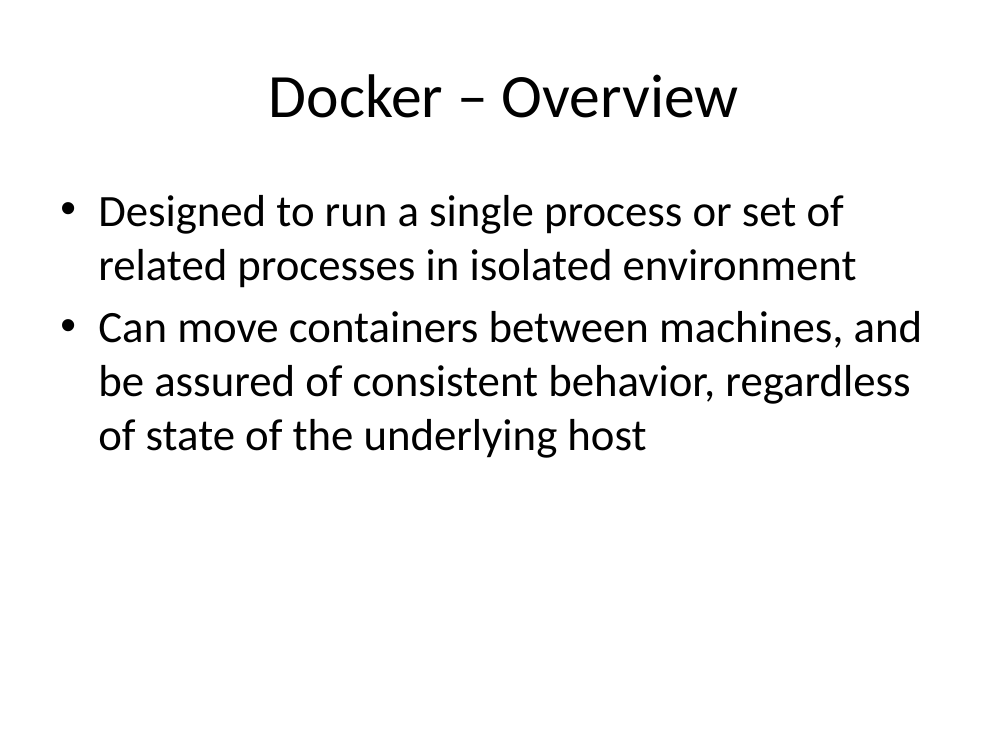
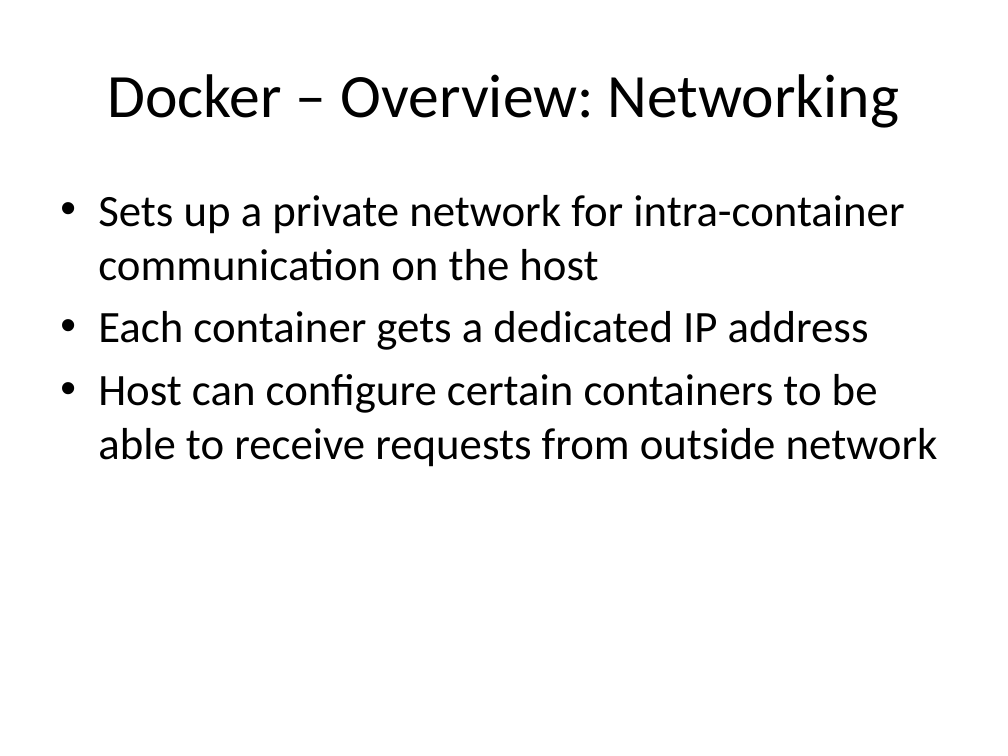
Before and after one commit to AndrewSwerlick/docker-talk, a slide deck: slide 9 of slides.pptx (slide 8 before the commit). Drawn at 1008x756 pixels with LibreOffice and Linux fonts; fonts in the diff are those of the drawing. Boxes give left, top, right and bottom in pixels: in the first picture for what was removed or moved away, otherwise in the second. Text is boxed around its words. In the diff, an @@ line names an element or a change of style, - is before the commit and + after.

Commit message:
adding better conclusion and better explanation of docker networking during the overview

```diff
--- a/slides.pptx
+++ b/slides.pptx
@@ title at [108, 74, 899, 128]: text changed @@
-Docker – Overview
+Docker – Overview: Networking
@@ text at [98, 195, 938, 467]: text changed @@
-• Designed to run a single process or set of related processes in isolated environment
-• Can move containers between machines, and be assured of consistent behavior, regardless of state of the underlying host
+• Sets up a private network for intra-container communication on the host
+• Each container gets a dedicated IP address
+• Host can configure certain containers to be able to receive requests from outside network
```
Also in this commit, not shown: 7 other slides changed, 4 slides added, 1 slide removed.
